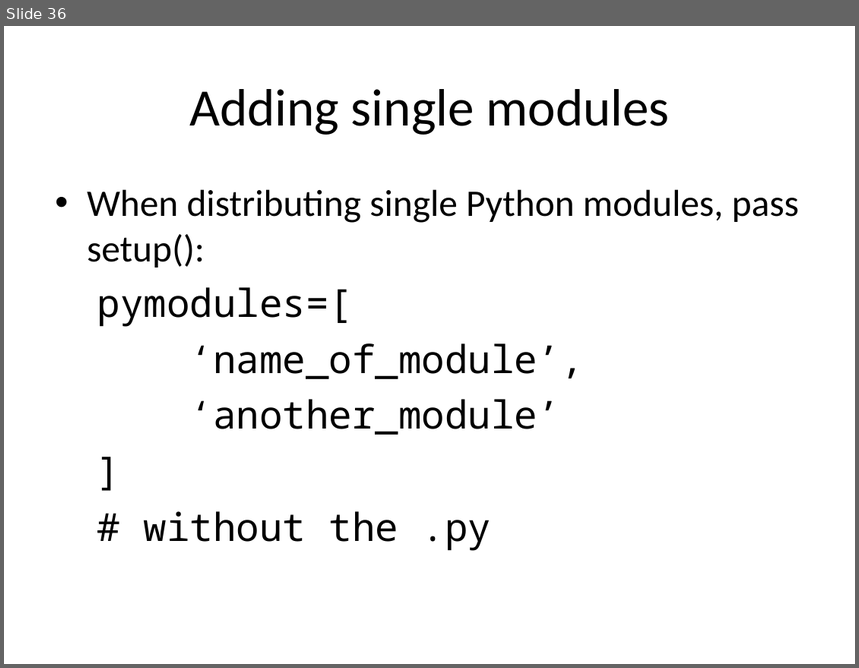
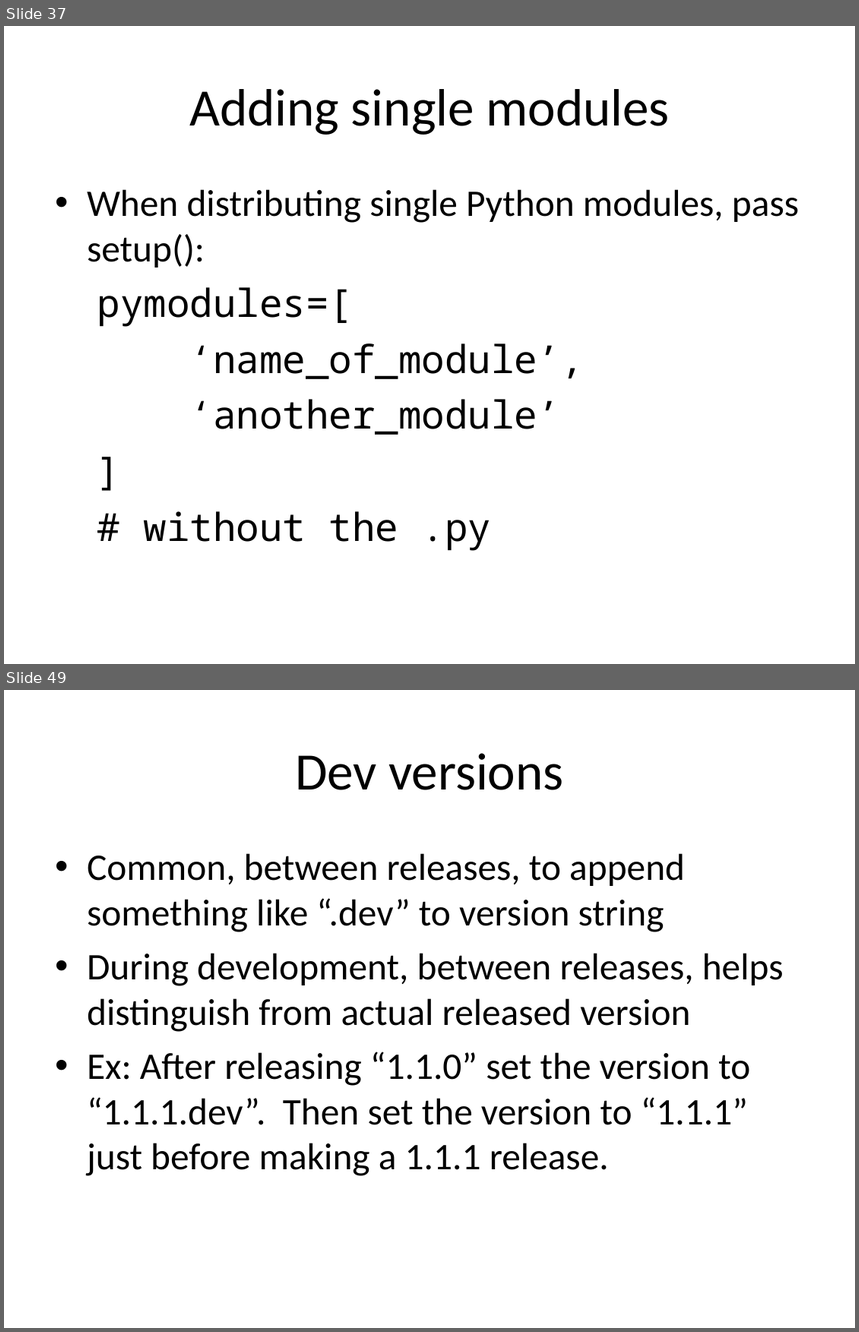
Before and after one commit to embray/pyastro-packaging-tutorial, a slide deck: packaging.ppt. Shown one above the other, each under a label of ours: slide 36 before the commit, slides 37 and 49 after it; the slides between them are not shown. The pictures are 859x668 and 859x1332 pixels, drawn with LibreOffice and Linux fonts; fonts in the diff are those of the drawing. Boxes give left, top, right and bottom in pixels: in the first picture for what was removed or moved away, otherwise in the second. Text is boxed around its words. In the diff, an @@ line names an element or a change of style, - is before the commit and + after.

```diff
--- a/packaging.ppt
+++ b/packaging.ppt
@@ slide 49 added at (4, 690, 855, 1328), background #FFFFFF @@
@@ title added at (295, 753, 563, 790), 49 pt, text #000000 @@
+Dev versions
@@ text added at (87, 853, 784, 1176), 35 pt, text #000000 @@
+• Common, between releases, to append something like “.dev” to version string
+• During development, between releases, helps distinguish from actual released version
+• Ex: After releasing “1.1.0” set the version to “1.1.1.dev”. Then set the version to “1.1.1” just before making a 1.1.1 release.
@@ what was slide 36 is now slide 37 @@
```
Also in this commit, not shown: 1 slide changed, 25 other slides added.
